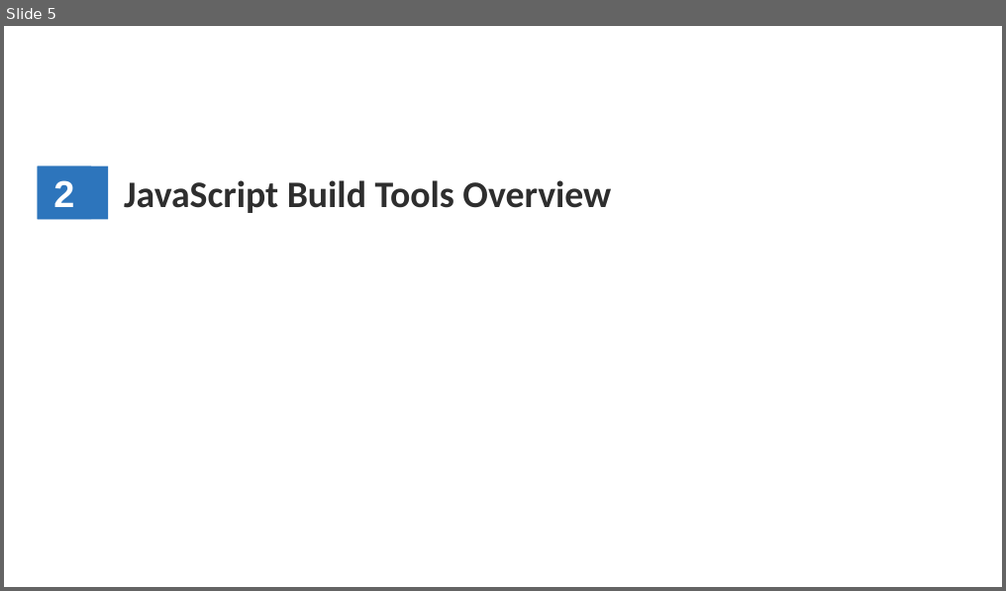
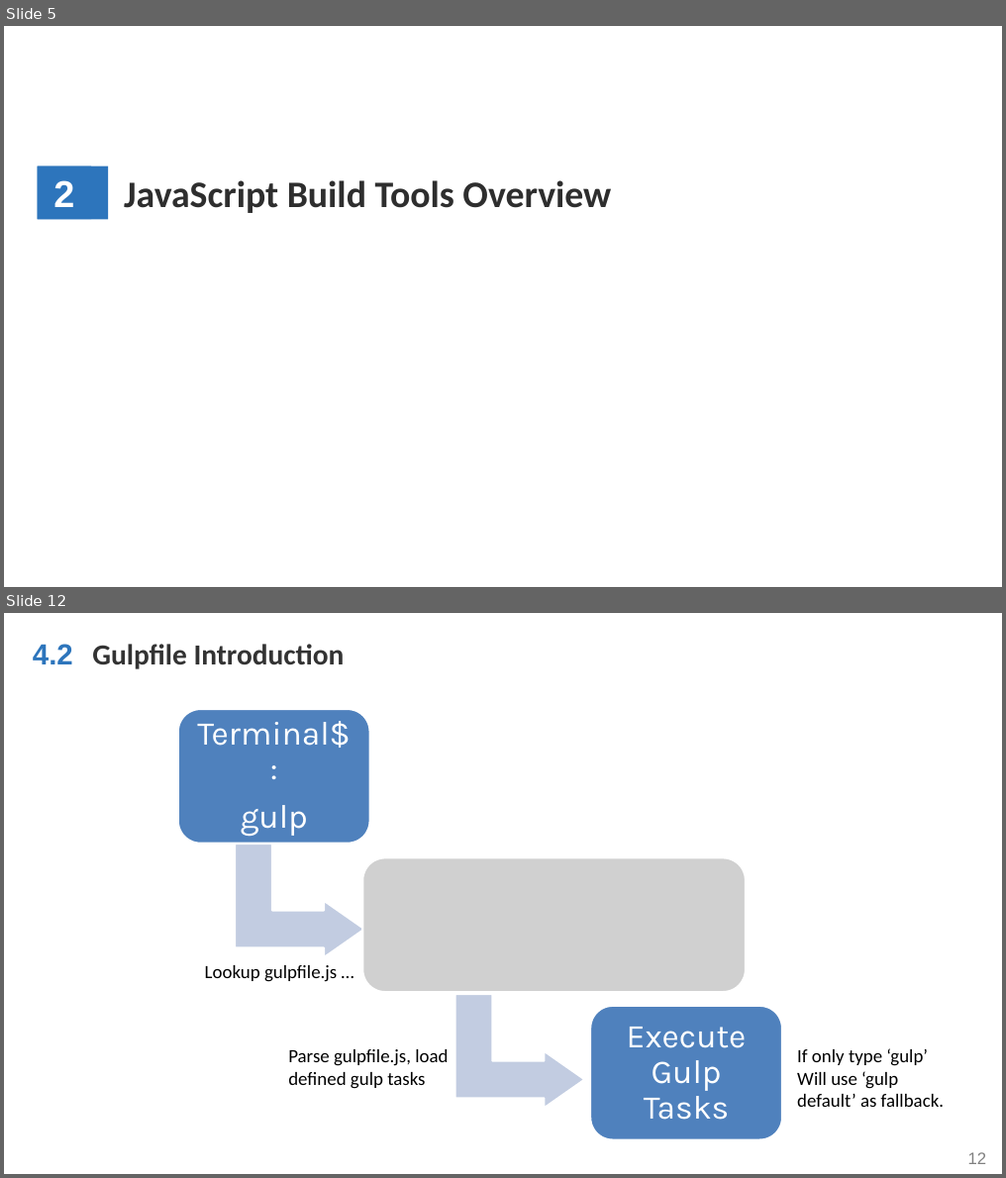
Before and after one commit to WenhaoXu/full-stack-web-course, a slide deck: engineering/2017/Gulp.pptx. Shown one above the other, each under a label of ours: slide 5 before the commit, slides 5 and 12 after it; the slides between them are not shown. The pictures are 1006x591 and 1006x1178 pixels, drawn with LibreOffice and Linux fonts; fonts in the diff are those of the drawing; grey boxes stand for pictures; background and template pictures are left out. Boxes give left, top, right and bottom in pixels: in the first picture for what was removed or moved away, otherwise in the second. Text is boxed around its words. In the diff, an @@ line names an element or a change of style, - is before the commit and + after.

Commit message:
[Engineering] update gulp ppt.

```diff
--- a/engineering/2017/Gulp.pptx
+++ b/engineering/2017/Gulp.pptx
@@ slide 12 added at (4, 613, 1002, 1174), background #FFFFFF; not listed: 1 template element that a slide beside it also shows @@
@@ text added at (33, 644, 73, 664), 28 pt, text #2D75BC, bold @@
+4.2
@@ text added at (92, 644, 345, 669), 28 pt, text #333333, bold @@
+Gulpfile Introduction
@@ text added at (205, 965, 337, 982), 18 pt, text #000000 @@
+Lookup gulpfile.js …
@@ group added at (178, 709, 782, 1141): 2 bent up arrows, 2 rounded rectangles, 2 texts, 1 picture @@
+Terminal$:
+gulp
+Execute Gulp Tasks
@@ text added at (288, 1050, 448, 1089), 18 pt, text #000000 @@
+Parse gulpfile.js, load defined gulp tasks
@@ text added at (797, 1049, 944, 1107), 18 pt, text #000000 @@
+If only type ‘gulp’
+Will use ‘gulp default’ as fallback.
```
Also in this commit, not shown: 2 slides changed, 14 other slides added, 4 slides removed.
